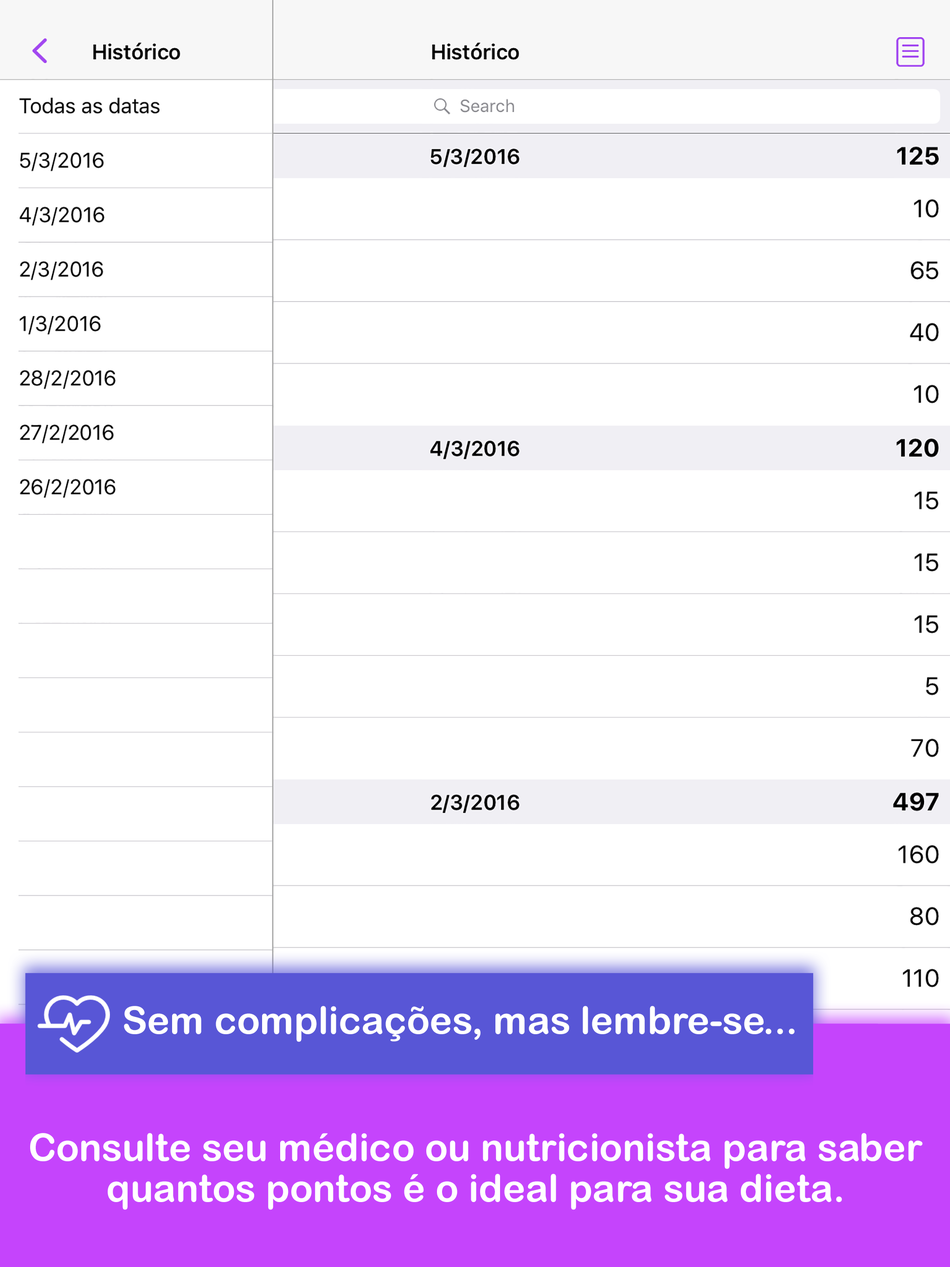
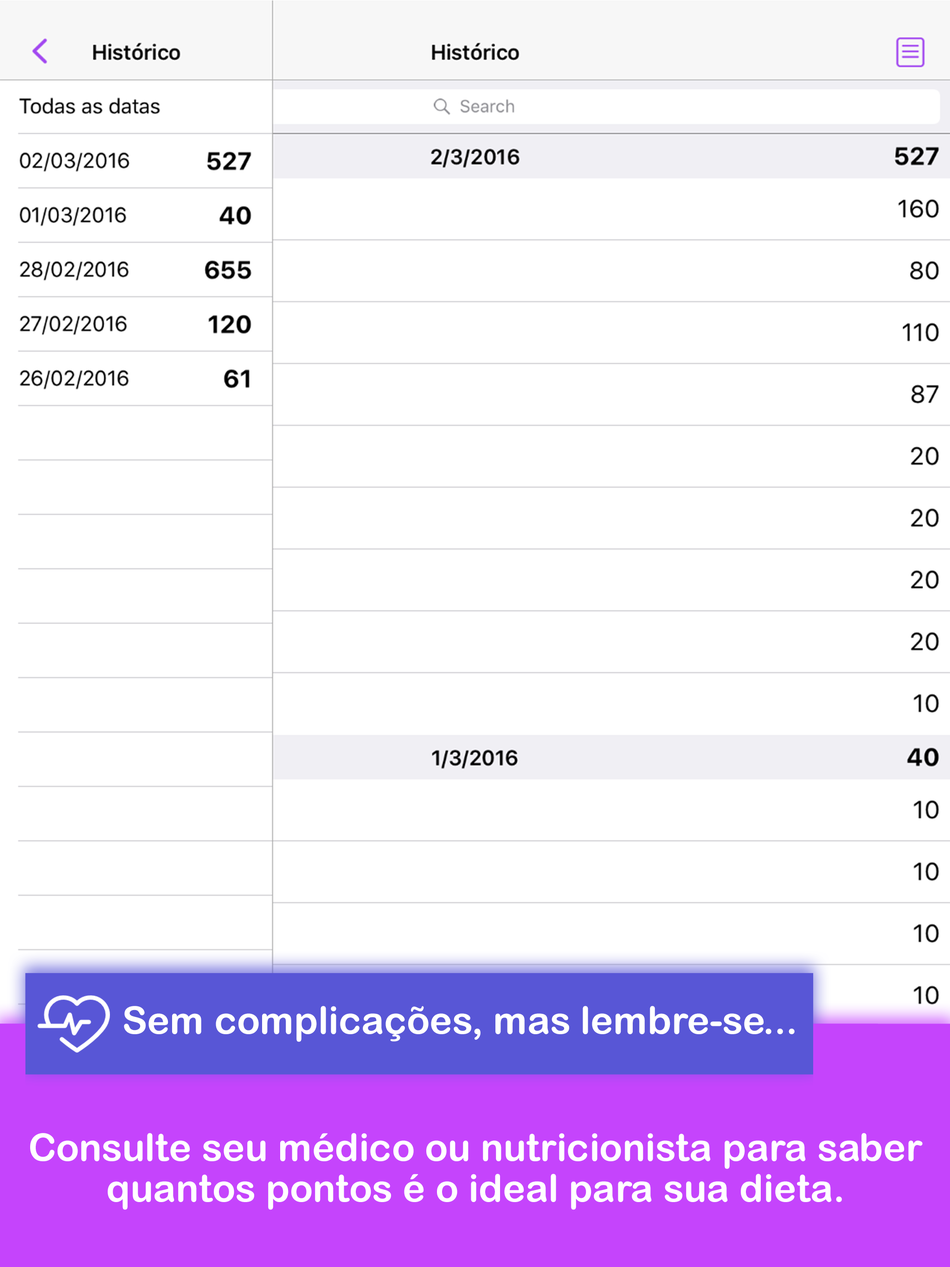
Layer changes from the first 950 x 1267 image to the second:
renamed "Simulator Screen Shot 24 de fev de 2016 20.48.33" to "Camada 2", painted on it over (0, 0, 950, 1011)
